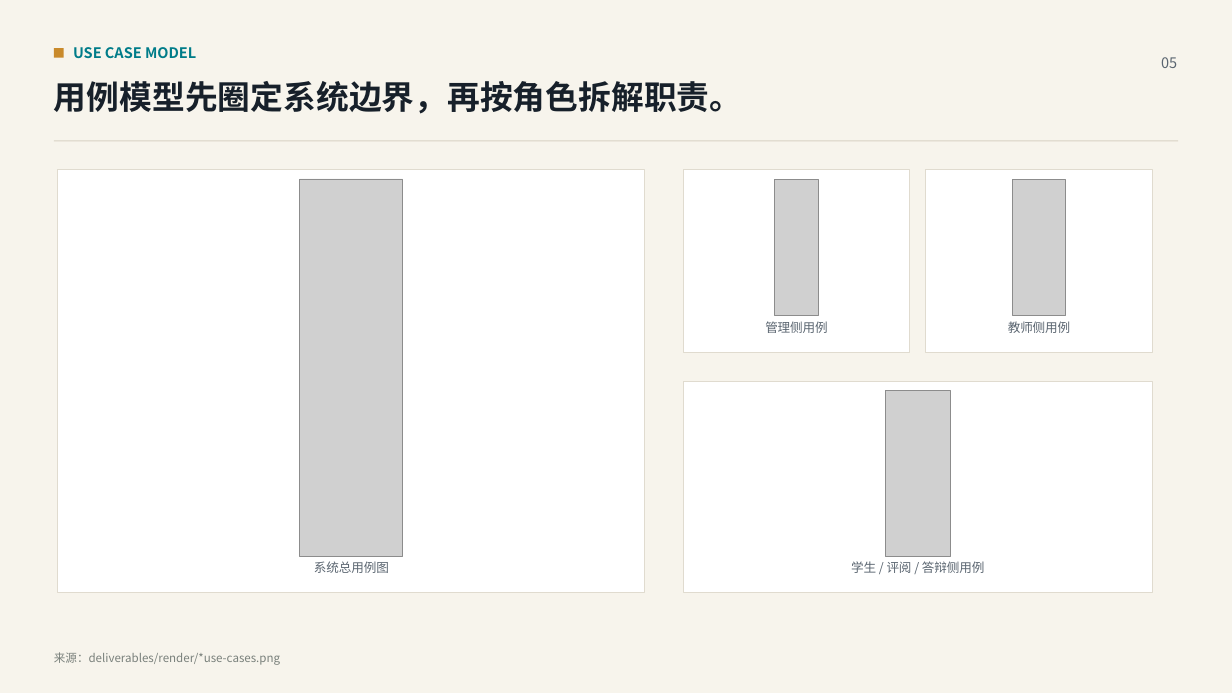
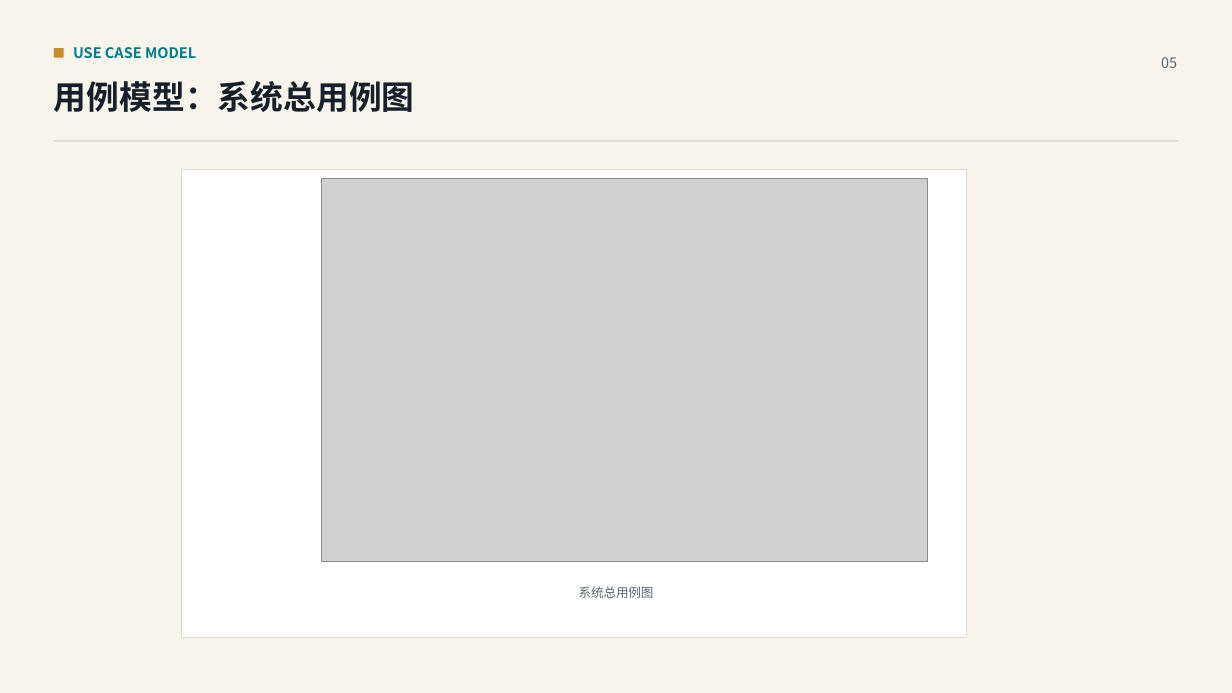
Before and after one commit to qzddmyc/uml-oom-graduation-management, a slide deck: slide 5 of 毕业设计管理系统建模汇报.pptx. Drawn at 1232x693 pixels with LibreOffice and Linux fonts; fonts in the diff are those of the drawing; grey boxes stand for pictures. Boxes give left, top, right and bottom in pixels: in the first picture for what was removed or moved away, otherwise in the second. Text is boxed around its words. In the diff, an @@ line names an element or a change of style, - is before the commit and + after.

Commit message:
ppt

```diff
--- a/毕业设计管理系统建模汇报.pptx
+++ b/毕业设计管理系统建模汇报.pptx
@@ text at box(54, 81, 415, 112): text changed @@
-用例模型先圈定系统边界，再按角色拆解职责。
+用例模型：系统总用例图
@@ rectangle: place and size @@
-rectangle at box(57, 169, 644, 592)
+rectangle at box(181, 169, 967, 637)
@@ picture removed at box(300, 179, 403, 556) @@
@@ picture added at box(322, 178, 928, 561) @@
@@ rectangle removed at box(684, 169, 910, 352) @@
@@ picture removed at box(775, 179, 818, 316) @@
@@ rectangle removed at box(926, 169, 1153, 352) @@
@@ picture removed at box(1013, 179, 1066, 316) @@
@@ text removed at box(765, 321, 827, 333) @@
-管理侧用例
@@ text removed at box(1008, 321, 1070, 333) @@
-教师侧用例
@@ rectangle removed at box(684, 381, 1153, 592) @@
@@ picture removed at box(885, 391, 951, 556) @@
@@ text removed at box(851, 561, 984, 573) @@
-学生 / 评阅 / 答辩侧用例
@@ text "系统总用例图": place and size @@
-text "系统总用例图" at box(314, 561, 389, 573)
+text "系统总用例图" at box(579, 586, 654, 598)
@@ text removed at box(54, 652, 280, 665) @@
-来源：deliverables/render/*use-cases.png
```
Also in this commit, not shown: 14 other slides changed, 3 slides added, 1 other file.
